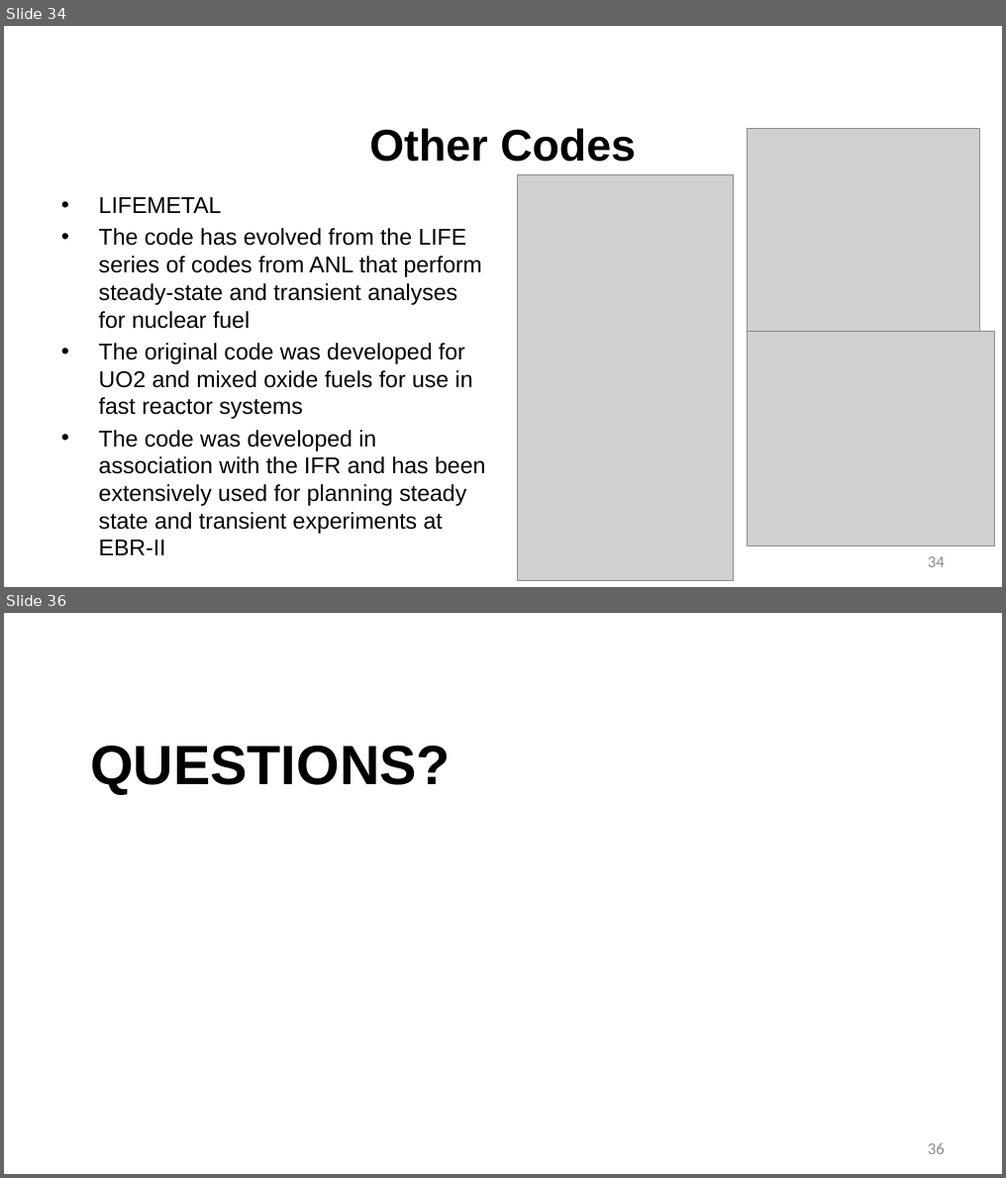
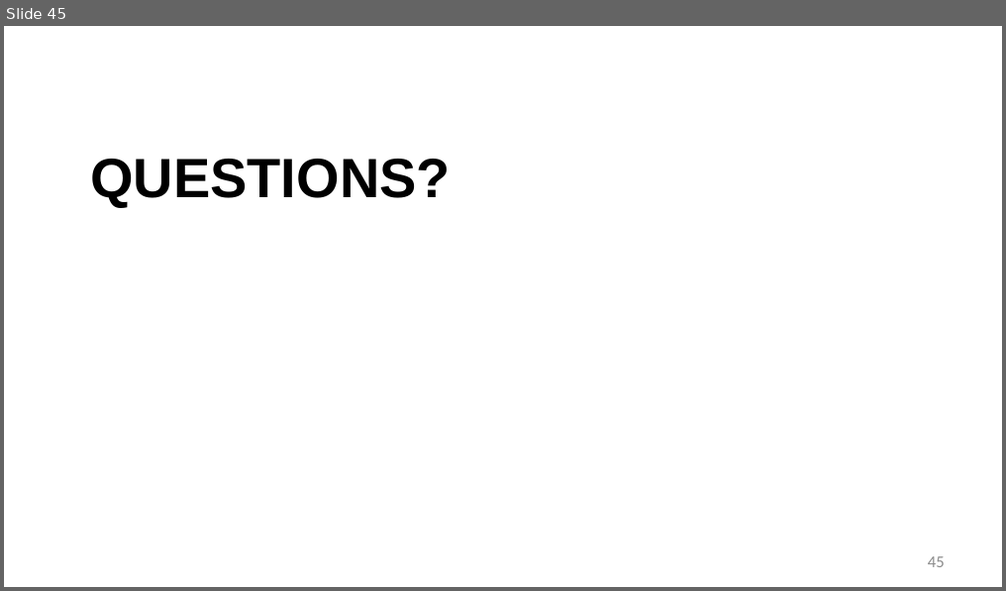
Before and after one commit to benbeeler/TEACHING, a slide deck: Advanced Reactor Materials/Fall2025/Lec9_SFRs.pptx. Shown one above the other, each under a label of ours: slides 34 and 36 before the commit, slide 45 after it; the slides between them are not shown. The pictures are 1006x1178 and 1006x591 pixels, drawn with LibreOffice and Linux fonts; fonts in the diff are those of the drawing; grey boxes stand for pictures; background and template pictures are left out. Boxes give left, top, right and bottom in pixels: in the first picture for what was removed or moved away, otherwise in the second. Text is boxed around its words. In the diff, an @@ line names an element or a change of style, - is before the commit and + after.

```diff
--- a/Advanced Reactor Materials/Fall2025/Lec9_SFRs.pptx
+++ b/Advanced Reactor Materials/Fall2025/Lec9_SFRs.pptx
@@ slide 34 removed at <box>4,26,1002,587</box>, background #FFFFFF @@
@@ title removed at <box>369,128,636,162</box> @@
-Other Codes
@@ picture removed at <box>746,129,979,335</box> @@
@@ text removed at <box>99,197,485,534</box> @@
-• LIFEMETAL
-• The code has evolved from the LIFE series of codes from ANL that perform steady-state and transient analyses for nuclear fuel
-• The original code was developed for UO2 and mixed oxide fuels for use in fast reactor systems
-• The code was developed in association with the IFR and has been extensively used for planning steady state and transient experiments at EBR-II
@@ picture removed at <box>518,174,734,580</box> @@
@@ picture removed at <box>746,331,994,547</box> @@
@@ page number removed at <box>928,557,944,568</box> @@
-34
@@ what was slide 36 is now slide 45 @@
@@ page number at <box>928,557,944,568</box>: text changed @@
-36
+45
```
Also in this commit, not shown: 4 slides changed, 39 slides added, 29 other slides removed, 27 other files.
